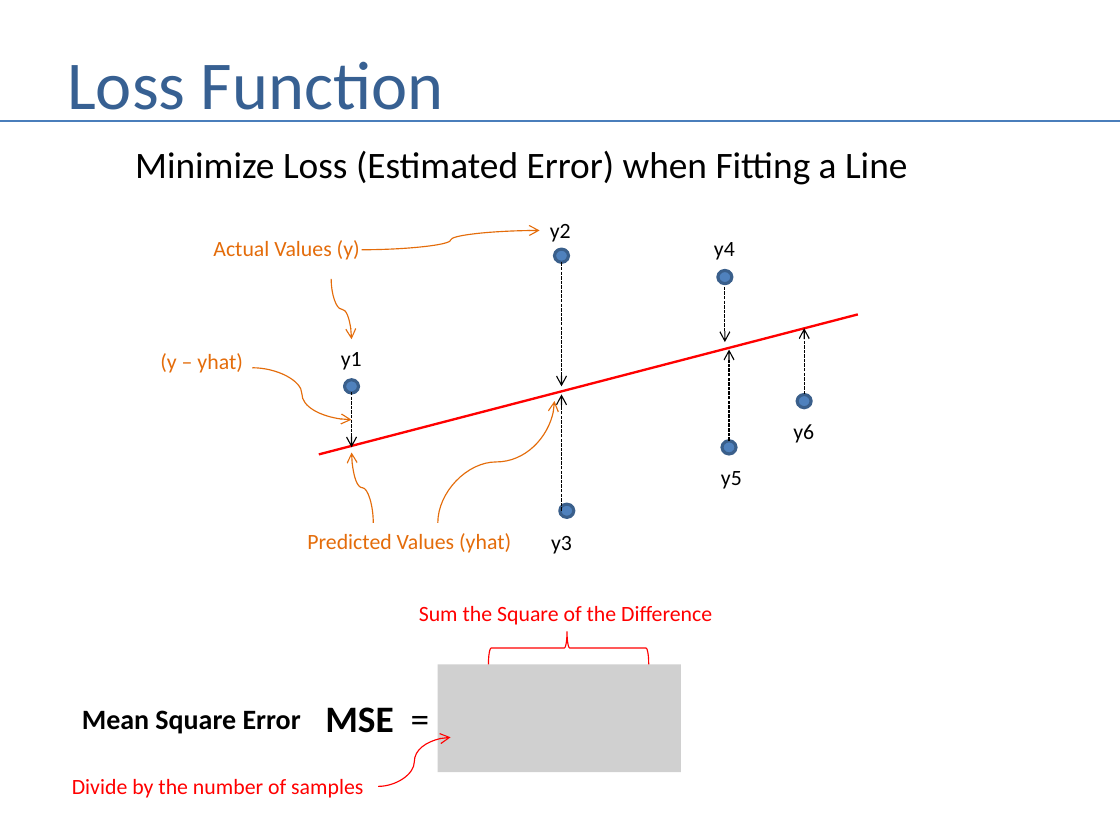
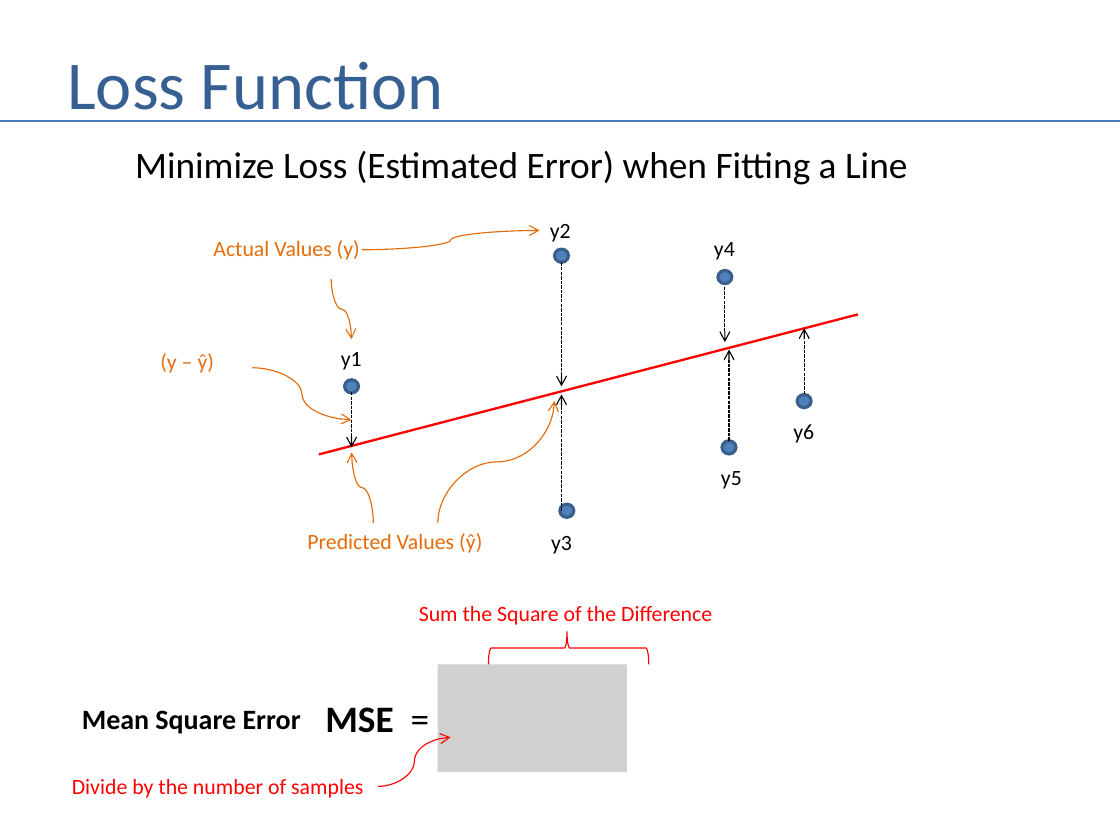
Before and after one commit to andrewferlitsch/Portland-Data-Science-Group, a slide deck: slide 6 of Presentations/ML Simple Linear Regression.pptx. Drawn at 1120x840 pixels with LibreOffice and Linux fonts; fonts in the diff are those of the drawing; grey boxes stand for pictures. Boxes give left, top, right and bottom in pixels: in the first picture for what was removed or moved away, otherwise in the second. Text is boxed around its words. In the diff, an @@ line names an element or a change of style, - is before the commit and + after.

```diff
--- a/Presentations/ML Simple Linear Regression.pptx
+++ b/Presentations/ML Simple Linear Regression.pptx
@@ text at <box>160,353,214,373</box>: text changed @@
-(y – yhat)
+(y – ŷ)
@@ text at <box>307,533,482,553</box>: text changed @@
-Predicted Values (yhat)
+Predicted Values (ŷ)
@@ picture: place and size @@
-picture at <box>438,664,681,772</box>
+picture at <box>438,664,627,772</box>
```
Also in this commit, not shown: 2 other slides changed, 2 other files.
